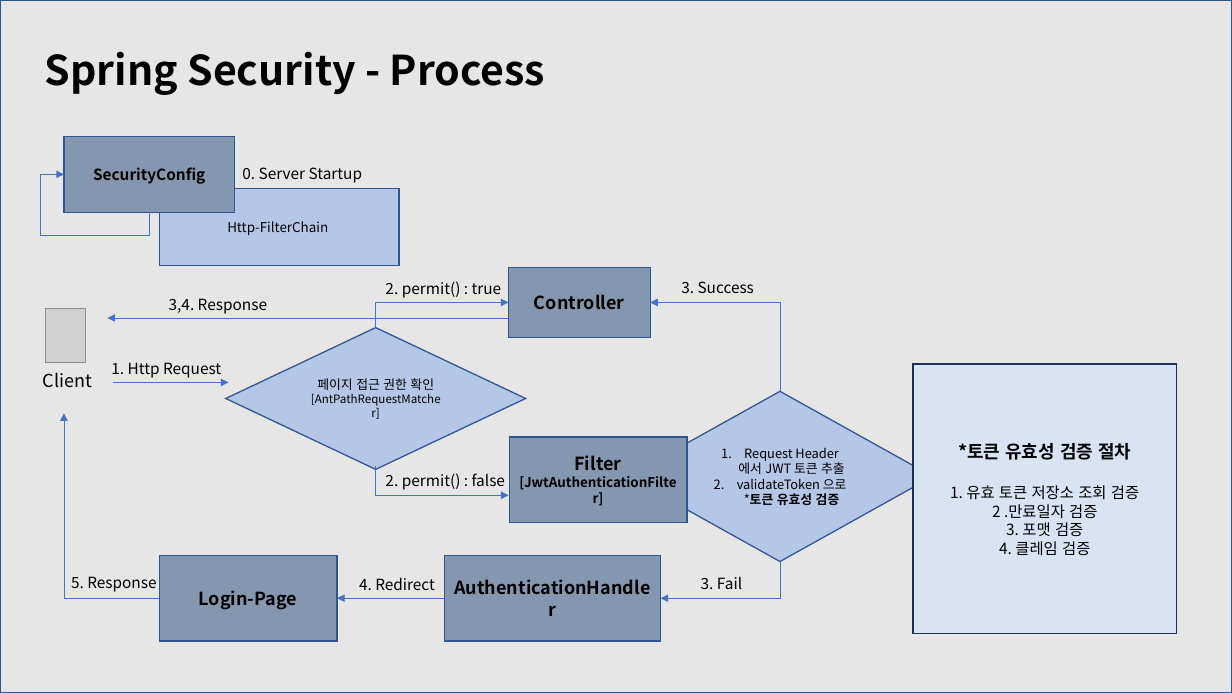
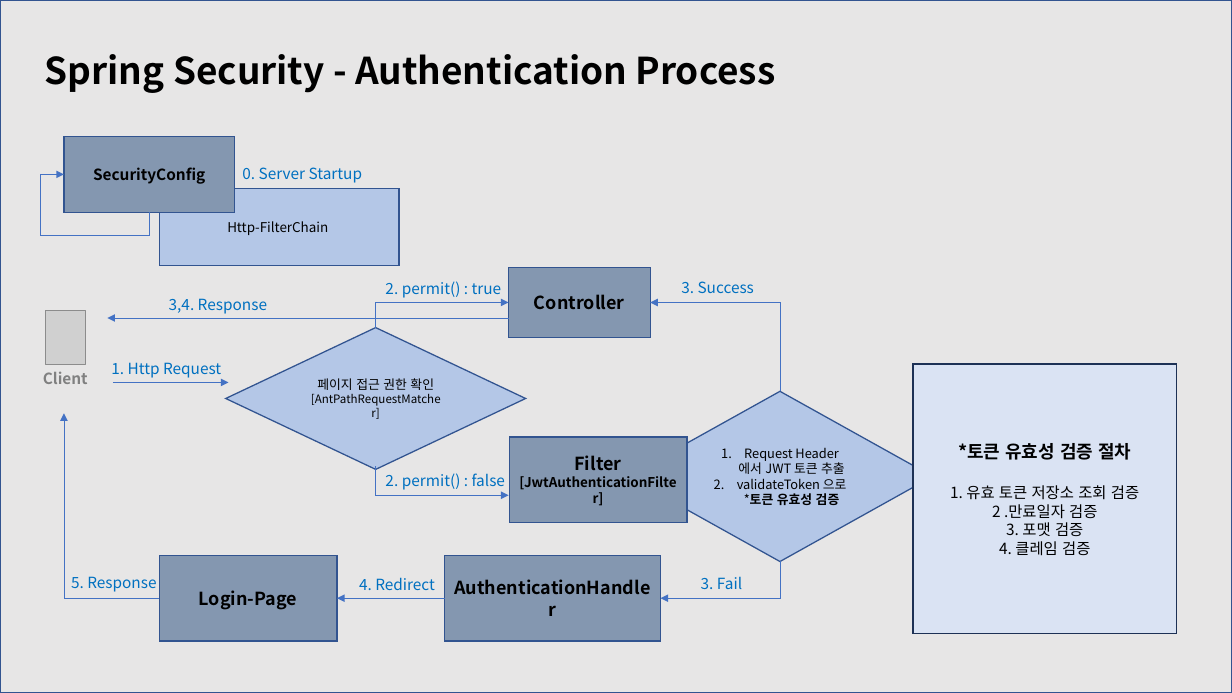
Before and after one commit to mon99745/SecurityReference, a slide deck: slide 2 of pptx/Readme-240503.pptx. Drawn at 1232x693 pixels with LibreOffice and Linux fonts; fonts in the diff are those of the drawing; grey boxes stand for pictures. Boxes give left, top, right and bottom in pixels: in the first picture for what was removed or moved away, otherwise in the second. Text is boxed around its words. In the diff, an @@ line names an element or a change of style, - is before the commit and + after.

```diff
--- a/pptx/Readme-240503.pptx
+++ b/pptx/Readme-240503.pptx
@@ title at (45,54,776,93): text changed; size 32 to 28.8 pt @@
-Spring Security - Process
+Spring Security - Authentication Process
@@ text "Client" at (43,372,88,384): size 14 to 12 pt, text colour #000000 to #808080, bold on; alignment left to centre @@
@@ text colour #000000 to #0070C0 in 9 elements at (111,362,221,378), (242,167,362,183), (385,281,502,298), (169,298,267,314), (681,281,754,293), (701,576,742,589), (359,577,435,590), (71,576,156,592), (385,473,505,490) @@
```
Also in this commit, not shown: 3 other slides changed, 1 slide added, 2 slides removed, 6 other files.
